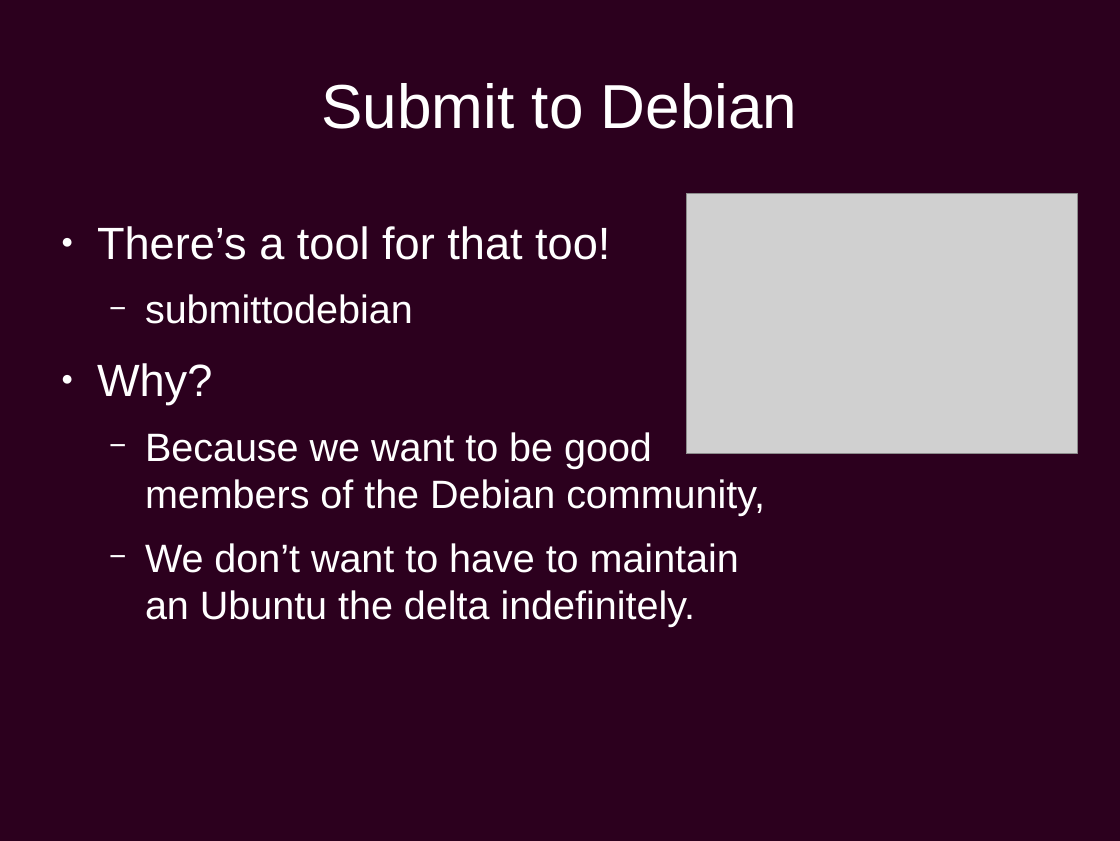
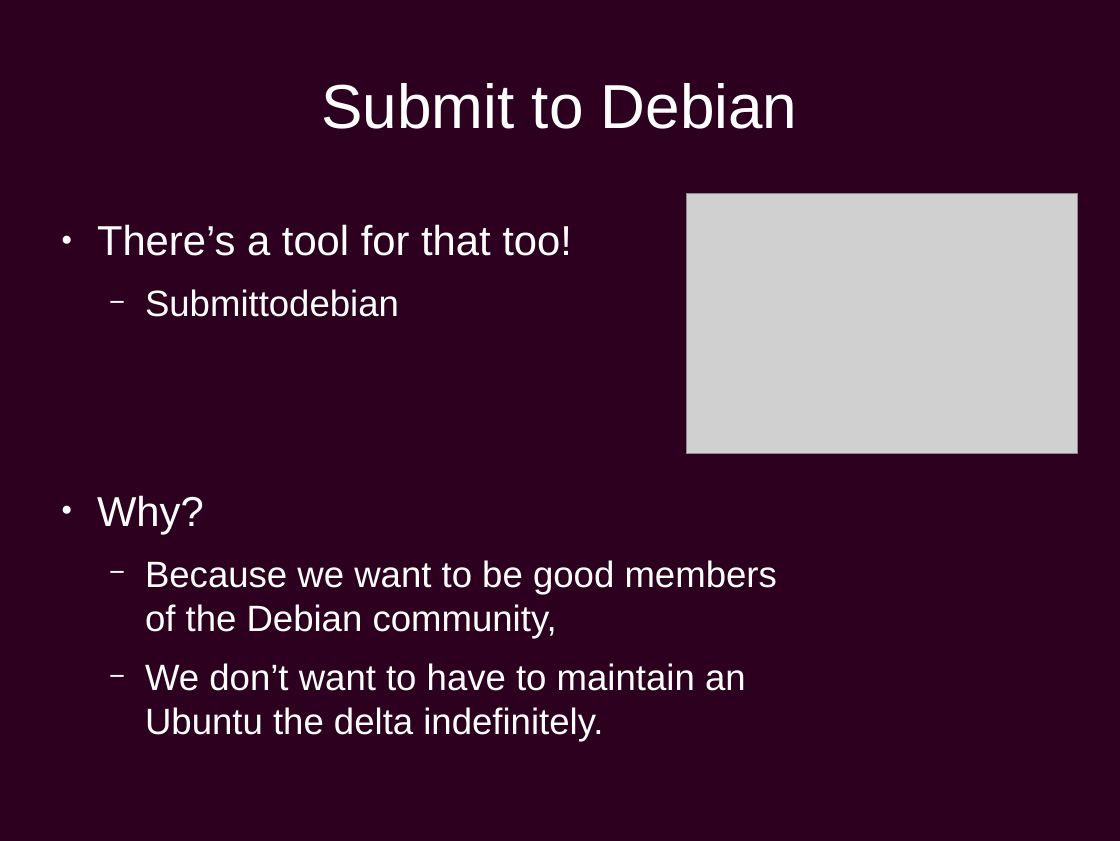
Before and after one commit to chiluk/presentations, a slide deck: slide 31 of Ubuntu Development.odp. Drawn at 1120x841 pixels with LibreOffice and Linux fonts; fonts in the diff are those of the drawing; grey boxes stand for pictures; background and template pictures are left out. Boxes give left, top, right and bottom in pixels: in the first picture for what was removed or moved away, otherwise in the second. Text is boxed around its words. In the diff, an @@ line names an element or a change of style, - is before the commit and + after.

Commit message:
Checking Ubuntu Primer as Delivered at Scale 17x

```diff
--- a/Ubuntu Development.odp
+++ b/Ubuntu Development.odp
@@ text at bbox=[97, 224, 777, 742]: size 32 to 29.6 pt in "There’s a tool for that too!", "Why?"; size 28 to 25.9 pt in "Because we want to be good members ...", "We don’t want to have to maintain ..." @@
@@ text at bbox=[145, 289, 399, 317]: text changed; size 28 to 25.9 pt @@
-  − submittodebian
+  − Submittodebian
```
Also in this commit, not shown: 20 other slides changed, 1 other file.
